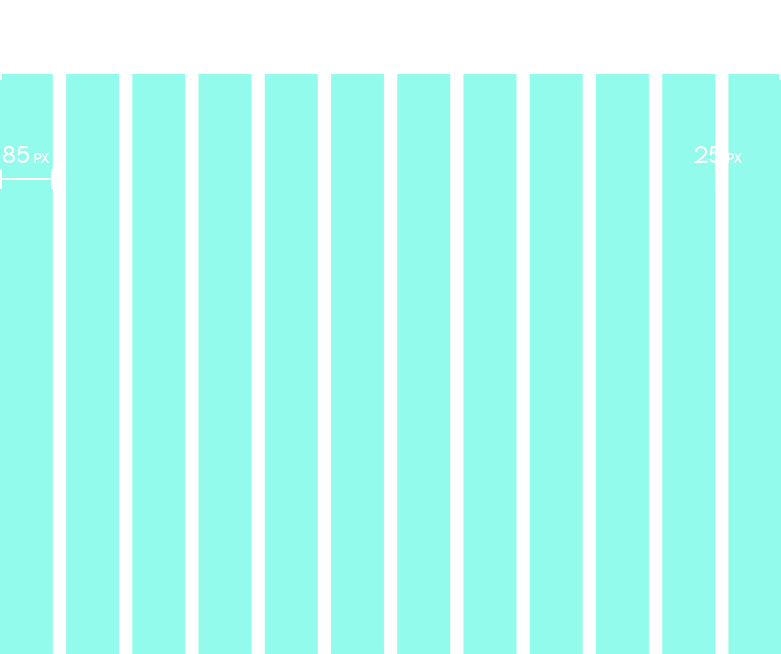
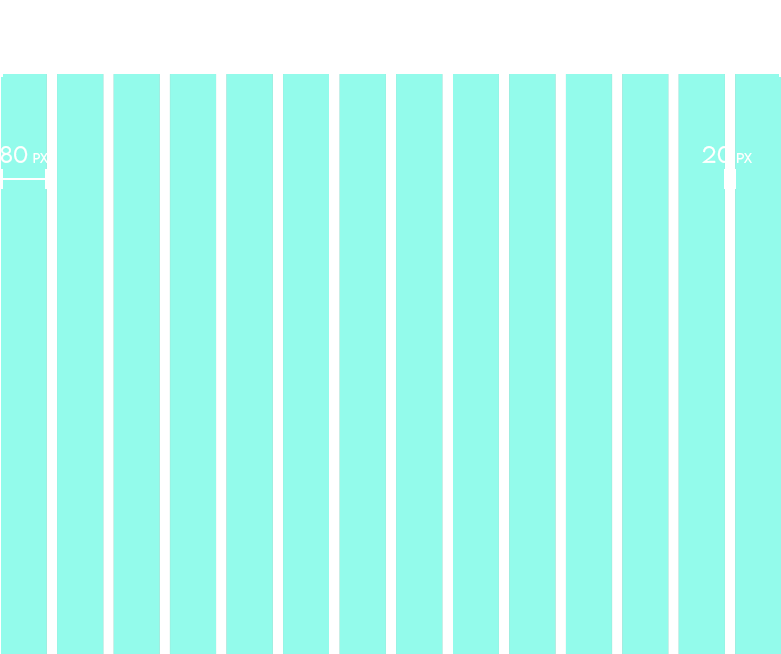
Layered file, before and after one edit (781px x 654px). Changes by layer:
added group "pc grid 일러스트" (1st of 2) with 16 layers above "pc grid 일러스트" over (0, 74, 781, 654)
added group "1380" with 4 layers in group "pc grid 일러스트" over (2, 74, 736, 77)
added group "20" with 4 layers in group "pc grid 일러스트" over (702, 146, 752, 189)
added layer "20 px" in group "20" over (702, 146, 752, 163)
added layer "선 3 복사 5" (2nd of 6, in "pc grid 일러스트" › "20") in group "20" over (734, 169, 736, 189)
added group "80" with 4 layers in group "pc grid 일러스트" over (0, 146, 48, 189)
added layer "선 3 복사 3" (1st of 2, in "pc grid 일러스트" › "80") in group "80" over (45, 169, 47, 189)
added layer "선 3 복사 2" (1st of 2, in "pc grid 일러스트" › "80") in group "80" over (2, 169, 3, 189)
added layer "80 px" in group "80" over (0, 146, 48, 163)
added layer "1400px Grid" (50%) in group "pc grid 일러스트" over (1, 74, 781, 654)
hid group "pc grid 일러스트" (2nd of 2) (16 layers) over (0, 74, 781, 654)
